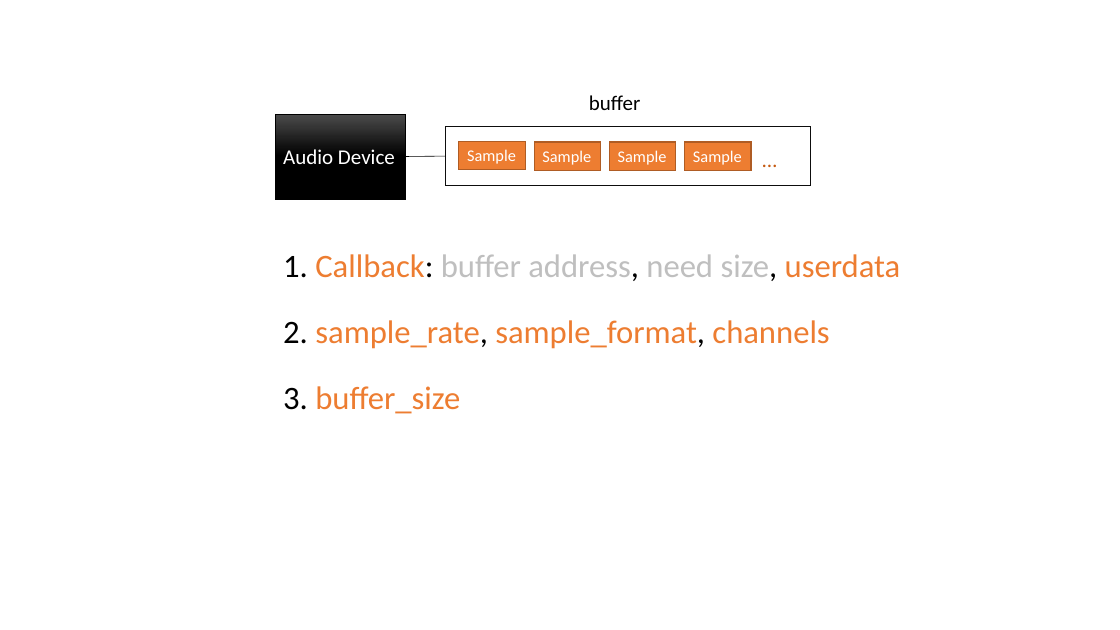
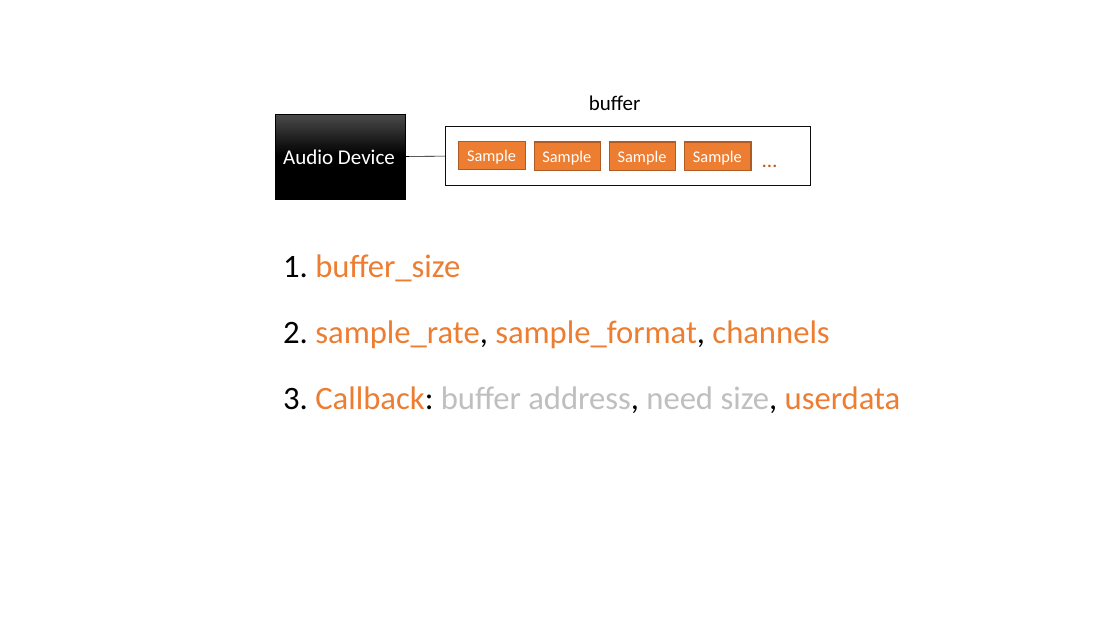
Before and after one commit to shileiz/notes, a slide deck: slide 4 of FFmpeg/slides/SDL-AUDIO.pptx. Drawn at 1120x630 pixels with LibreOffice and Linux fonts; fonts in the diff are those of the drawing. Boxes give left, top, right and bottom in pixels: in the first picture for what was removed or moved away, otherwise in the second. Text is boxed around its words. In the diff, an @@ line names an element or a change of style, - is before the commit and + after.

```diff
--- a/FFmpeg/slides/SDL-AUDIO.pptx
+++ b/FFmpeg/slides/SDL-AUDIO.pptx
@@ text at (283,254,460,282): text changed @@
-3. buffer_size
+1. buffer_size
@@ text at (283,386,901,413): text changed @@
-1. Callback: buffer address, need size, userdata
+3. Callback: buffer address, need size, userdata
```
Also in this commit, not shown: 3 other slides changed, 4 slides added, 1 other file.
